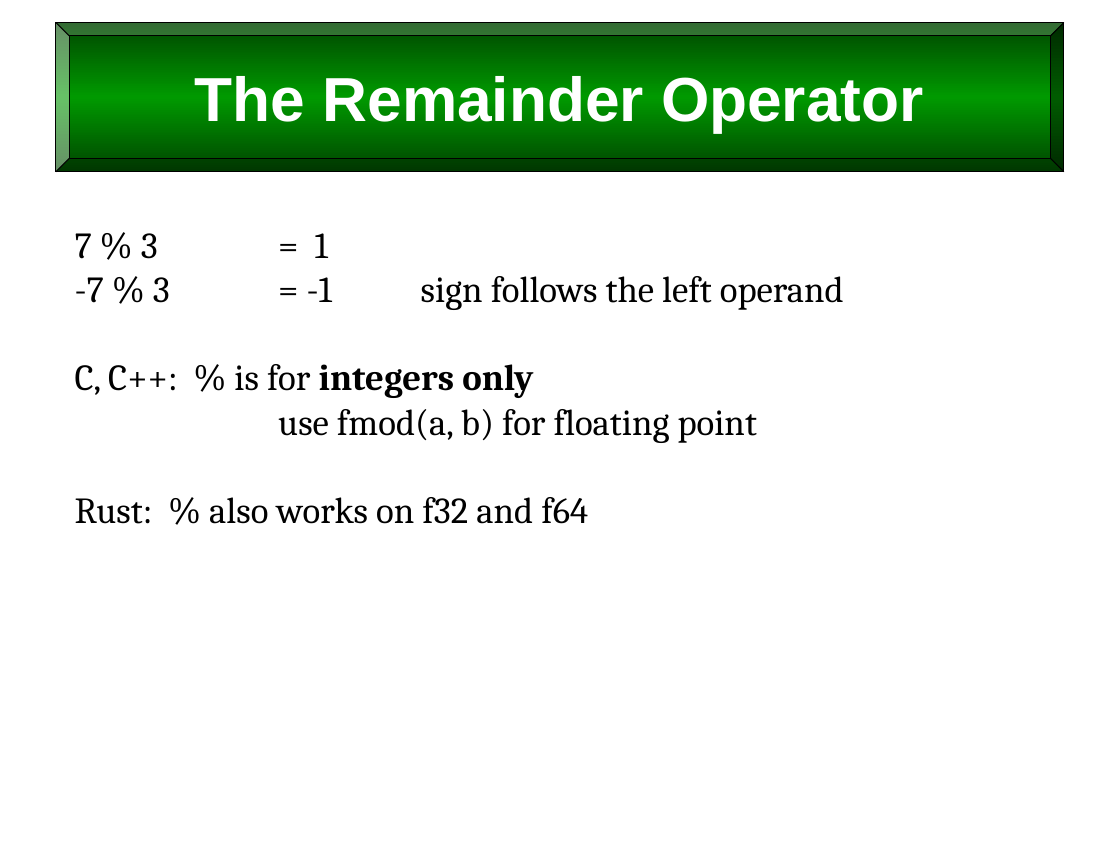
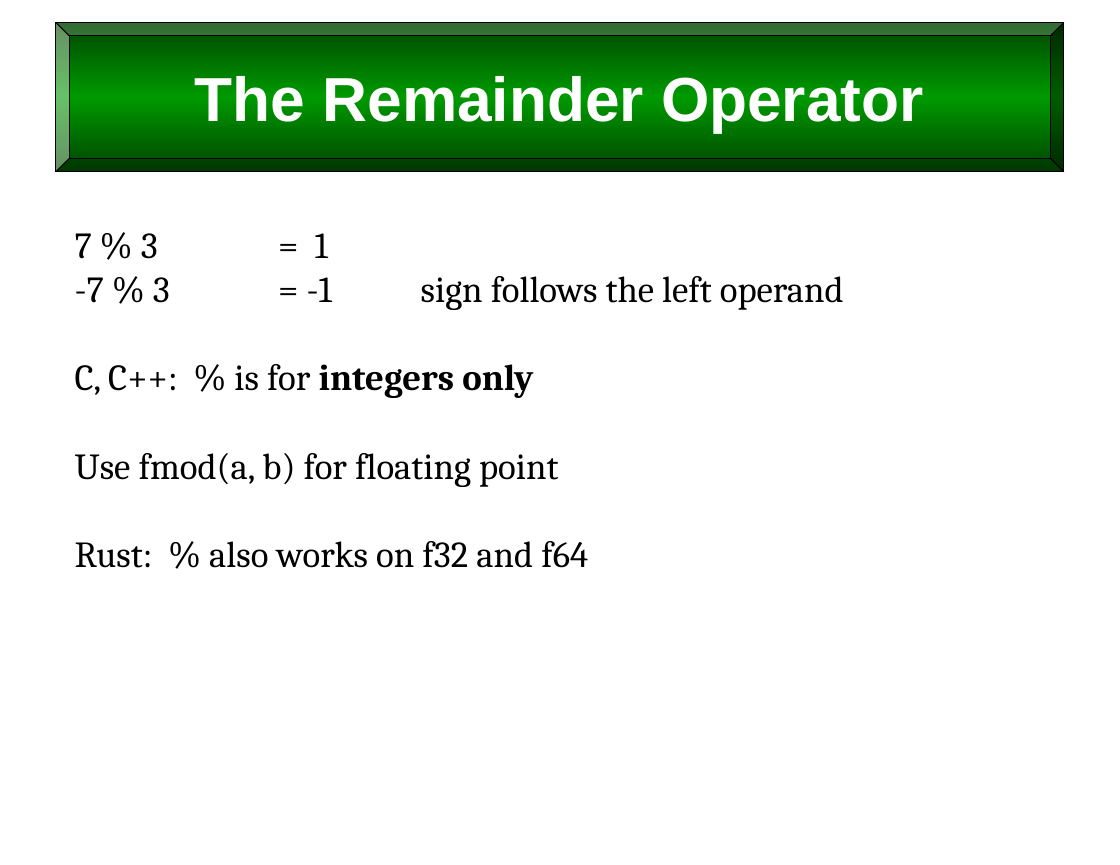
Before and after one commit to billswartz7/IntroToProgramming, a slide deck: slide 7 of Slides/L7_Operators-and-Logic.pptx. Drawn at 1120x865 pixels with LibreOffice and Linux fonts; fonts in the diff are those of the drawing. Boxes give left, top, right and bottom in pixels: in the first picture for what was removed or moved away, otherwise in the second. Text is boxed around its words. In the diff, an @@ line names an element or a change of style, - is before the commit and + after.

```diff
--- a/Slides/L7_Operators-and-Logic.pptx
+++ b/Slides/L7_Operators-and-Logic.pptx
@@ text at <box>75,453,558,487</box>: text changed @@
-use fmod(a, b) for floating point
+Use fmod(a, b) for floating point
```
Also in this commit, not shown: 10 other slides changed, 1 other file.
